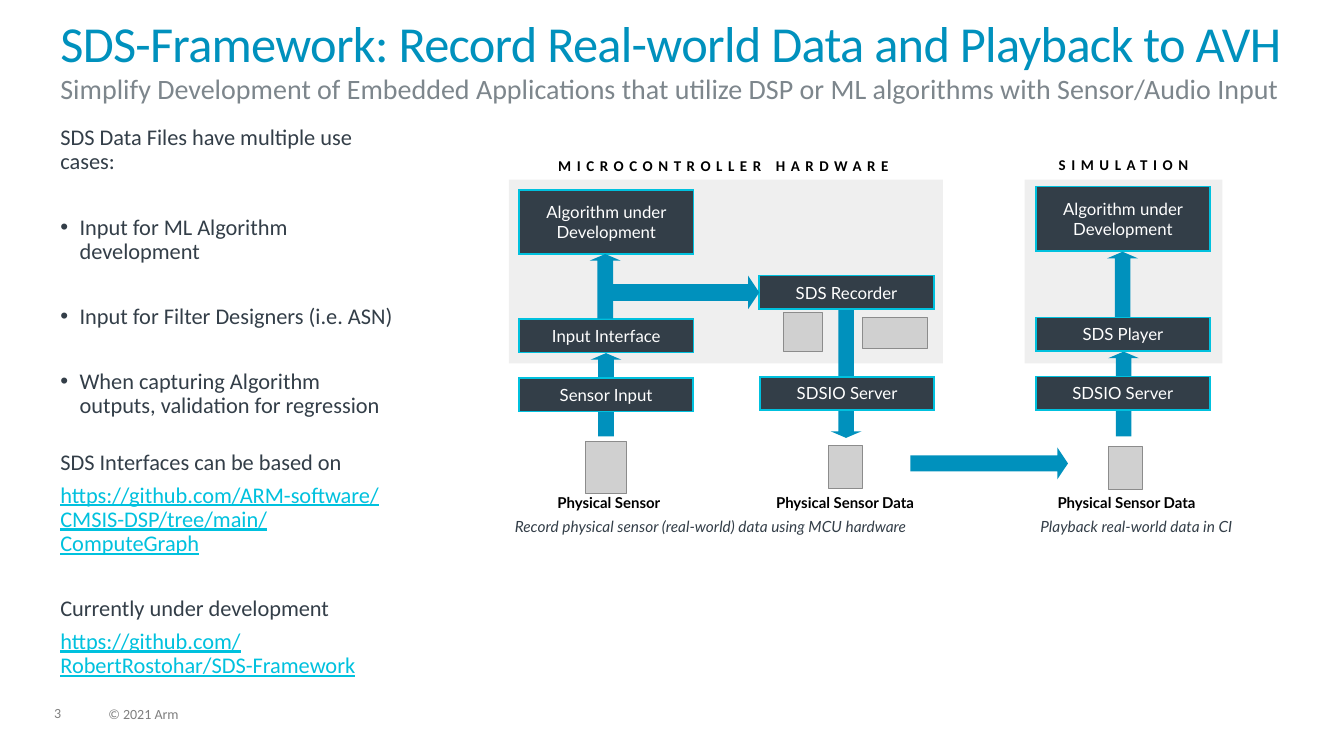
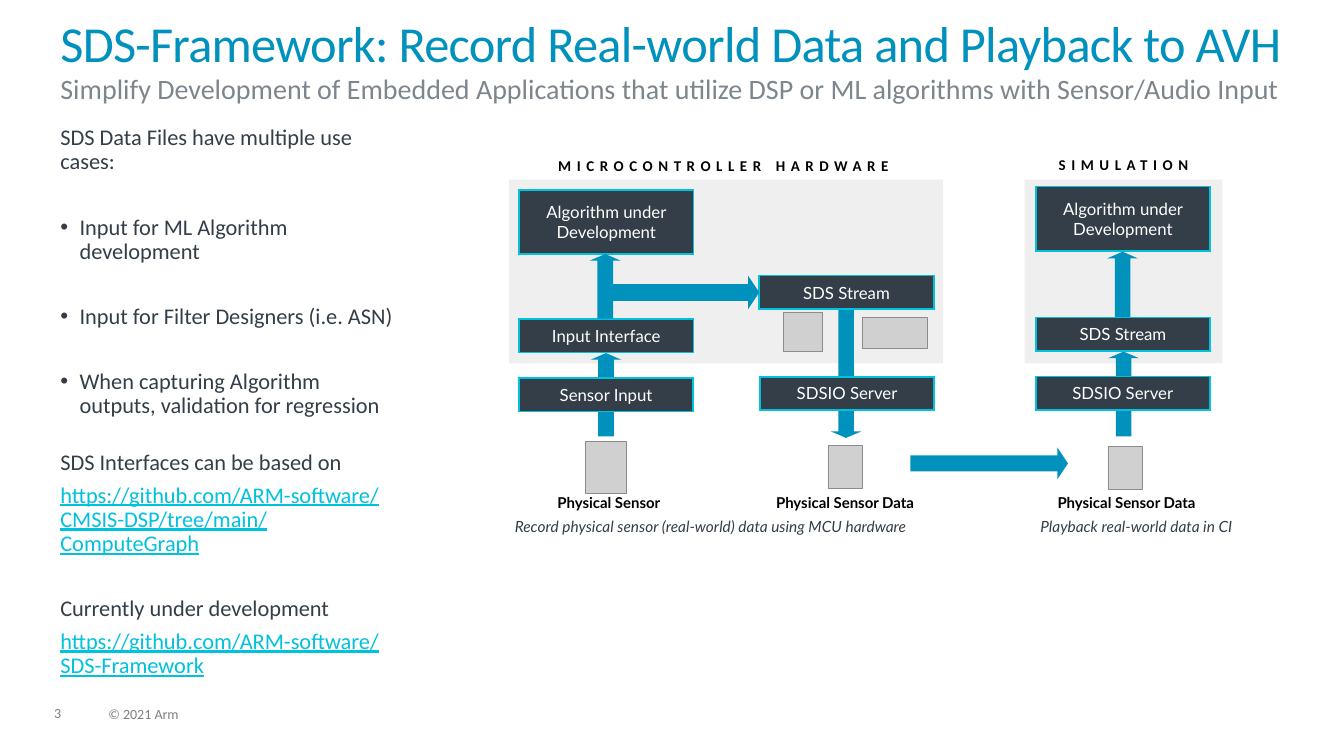
Before and after one commit to ARM-software/SDS-Framework, a slide deck: slide 3 of documentation/images/overview.pptx. Drawn at 1344x756 pixels with LibreOffice and Linux fonts; fonts in the diff are those of the drawing; grey boxes stand for pictures. Boxes give left, top, right and bottom in pixels: in the first picture for what was removed or moved away, otherwise in the second. Text is boxed around its words. In the diff, an @@ line names an element or a change of style, - is before the commit and + after.

```diff
--- a/documentation/images/overview.pptx
+++ b/documentation/images/overview.pptx
@@ text in rectangle at [803,287,889,299]: text changed @@
-SDS Recorder
+SDS Stream
@@ text in rectangle at [1080,328,1166,340]: text changed @@
-SDS Player
+SDS Stream
@@ text at [60,633,378,677]: text changed @@
-https://github.com/RobertRostohar/SDS-Framework
+https://github.com/ARM-software/SDS-Framework
```
Also in this commit, not shown: 13 other slides changed, 1 slide removed.
